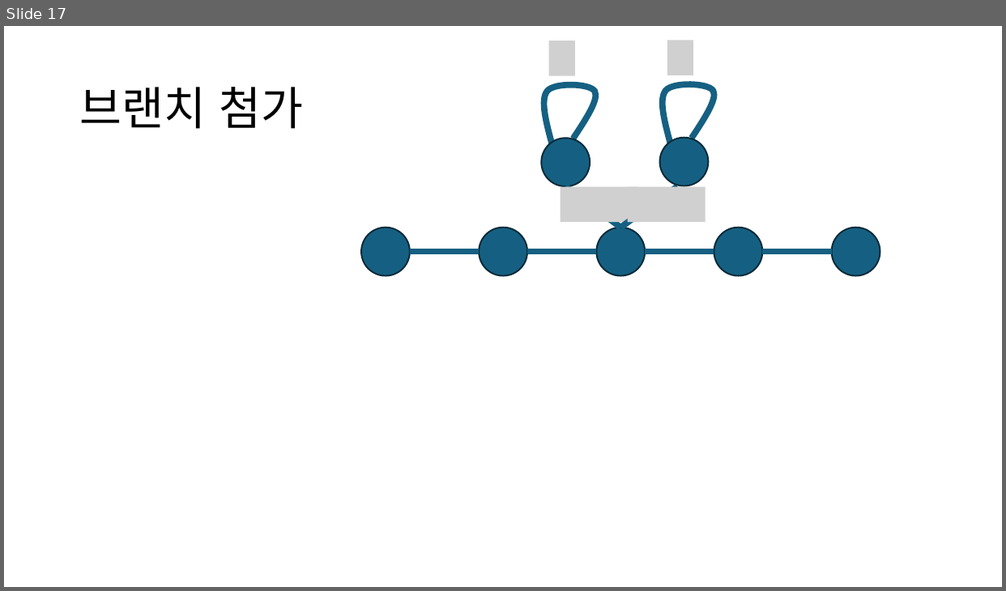
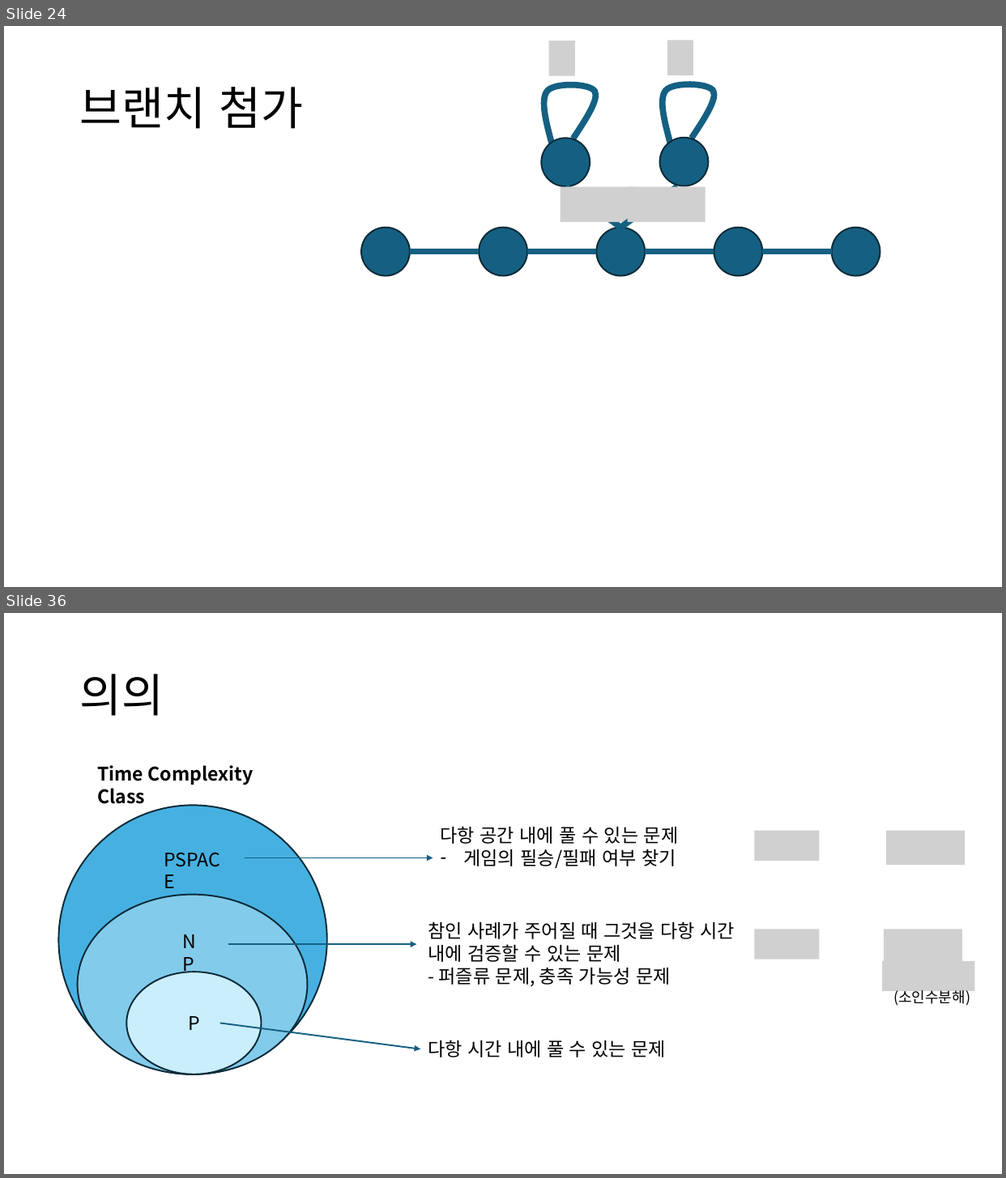
Before and after one commit to singrum/game_tree_scattering, a slide deck: presentation.pptx. Shown one above the other, each under a label of ours: slide 17 before the commit, slides 24 and 36 after it; the slides between them are not shown. The pictures are 1006x591 and 1006x1178 pixels, drawn with LibreOffice and Linux fonts; fonts in the diff are those of the drawing; grey boxes stand for pictures. Boxes give left, top, right and bottom in pixels: in the first picture for what was removed or moved away, otherwise in the second. Text is boxed around its words. In the diff, an @@ line names an element or a change of style, - is before the commit and + after.

```diff
--- a/presentation.pptx
+++ b/presentation.pptx
@@ slide 36 added at (4, 613, 1002, 1174), background #FFFFFF @@
@@ title added at (80, 674, 164, 716), 44 pt, text #000000 @@
+의의
@@ text added at (97, 765, 253, 804), 18 pt, text #000000, bold @@
+Time Complexity Class
@@ text added at (441, 826, 679, 868), 18 pt, text #000000 @@
+다항 공간 내에 풀 수 있는 문제
+– 게임의 필승/필패 여부 찾기
@@ picture added at (755, 831, 820, 861) @@
@@ picture added at (887, 831, 965, 865) @@
@@ group added at (58, 806, 327, 1075): 3 ellipses, 2 texts @@
+P
+NP
+PSPACE
@@ arrow added from (245, 858) to (433, 858), #156082 1.5 pt @@
@@ text added at (428, 922, 735, 986), 18 pt, text #000000 @@
+참인 사례가 주어질 때 그것을 다항 시간 내에 검증할 수 있는 문제
+- 퍼즐류 문제, 충족 가능성 문제
@@ arrow added from (228, 944) to (416, 944), #156082 1.5 pt @@
@@ picture added at (755, 930, 820, 960) @@
@@ picture added at (884, 930, 962, 964) @@
@@ picture added at (882, 961, 975, 991) @@
@@ text added at (893, 990, 970, 1006), 14 pt, text #000000 @@
+(소인수분해)
@@ arrow added from (220, 1023) to (421, 1050), #156082 1.5 pt @@
@@ text added at (428, 1040, 667, 1058), 18 pt, text #000000 @@
+다항 시간 내에 풀 수 있는 문제
@@ what was slide 17 is now slide 24 @@
```
Also in this commit, not shown: 10 slides changed, 18 other slides added, 3 slides removed, 2 other files.
